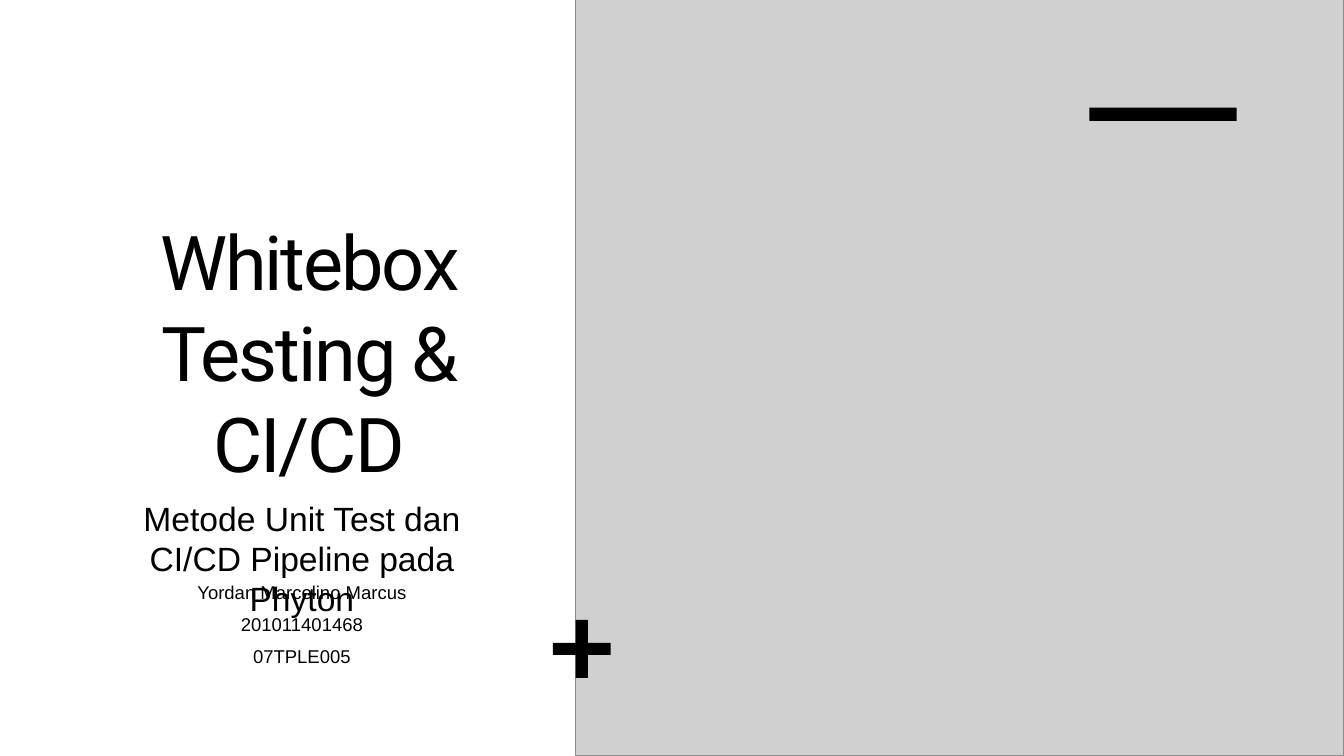
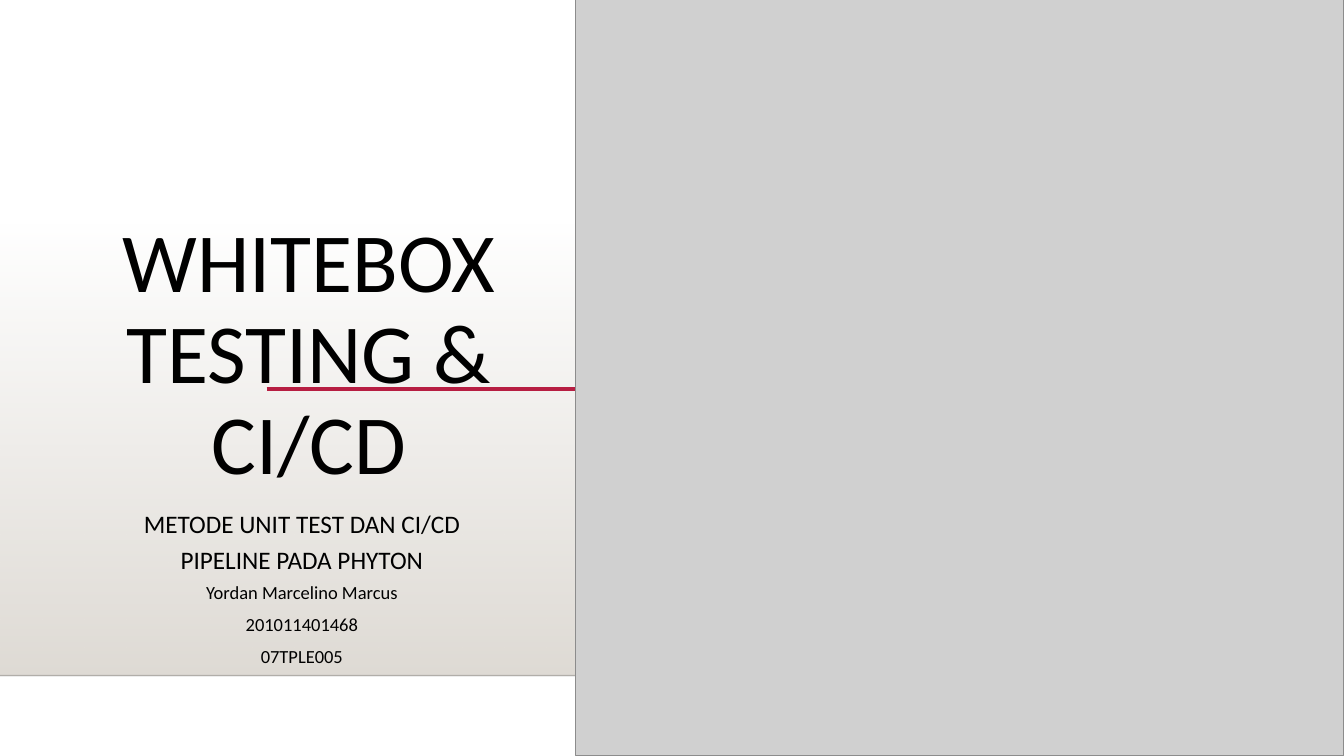
Before and after one commit to yordan-marcelino-marcus/testing-QA, a slide deck: slide 1 of UTS/UTS_Testing Dan QA Perangkat Lunak_Whitebox Testing, Unit Test dan CICD_Yordan Marcelino Marcus_201011401468.pptx. Drawn at 1344x756 pixels with LibreOffice and Linux fonts; fonts in the diff are those of the drawing; grey boxes stand for pictures; background and template pictures are left out. Boxes give left, top, right and bottom in pixels: in the first picture for what was removed or moved away, otherwise in the second. Text is boxed around its words. In the diff, an @@ line names an element or a change of style, - is before the commit and + after.

```diff
--- a/UTS/UTS_Testing Dan QA Perangkat Lunak_Whitebox Testing, Unit Test dan CICD_Yordan Marcelino Marcus_201011401468.pptx
+++ b/UTS/UTS_Testing Dan QA Perangkat Lunak_Whitebox Testing, Unit Test dan CICD_Yordan Marcelino Marcus_201011401468.pptx
@@ rectangle removed at box(0, 0, 1344, 756) @@
@@ rectangle removed at box(1090, 108, 1237, 121) @@
@@ rectangle removed at box(576, 121, 1293, 756) @@
@@ rectangle added at box(0, 223, 1344, 676), fill gradient #DFDBD5 @@
@@ title at box(123, 237, 495, 478): text changed; size 54 to 60 pt; font Roboto to Calibri @@
-Whitebox Testing & CI/CD
+WHITEBOX TESTING & CI/CD
@@ line added from (266, 389) to (1219, 389), #B71E42 2.5 pt @@
@@ subtitle at box(144, 515, 459, 569): text changed; size 24 to 18 pt; font Arial to Calibri @@
-Metode Unit Test dan CI/CD Pipeline pada Phyton
+METODE UNIT TEST DAN CI/CD PIPELINE PADA PHYTON
@@ text "Yordan Marcelino Marcus" at box(206, 586, 398, 663): font Arial to Calibri @@
@@ plus removed at box(554, 620, 611, 678) @@
@@ line added from (0, 676) to (1344, 676), #000001 1 pt @@
```
Also in this commit, not shown: 7 other slides changed.
